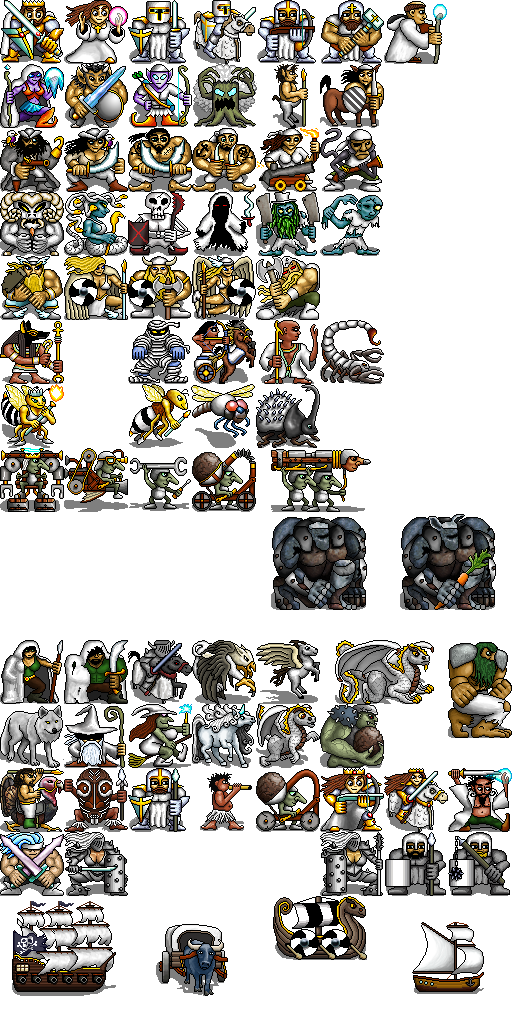
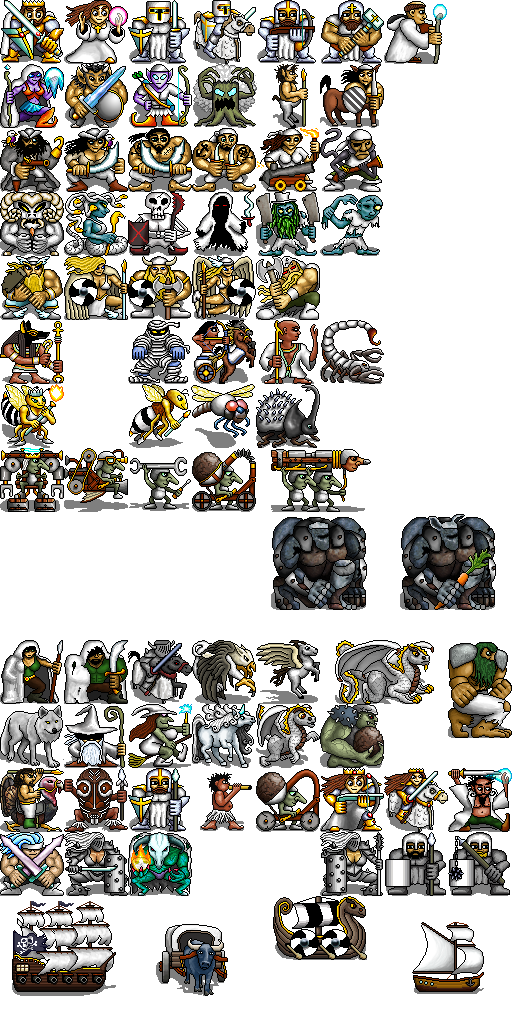
Revision of a layered 512 × 1024 image; what changed, layer by layer:
painted on "Colour" over [129, 833, 191, 894]
painted on "Detail" over [28, 26, 482, 968]
painted on "Shadow" over [31, 191, 434, 987]
painted on "Black" over [128, 832, 192, 896]
